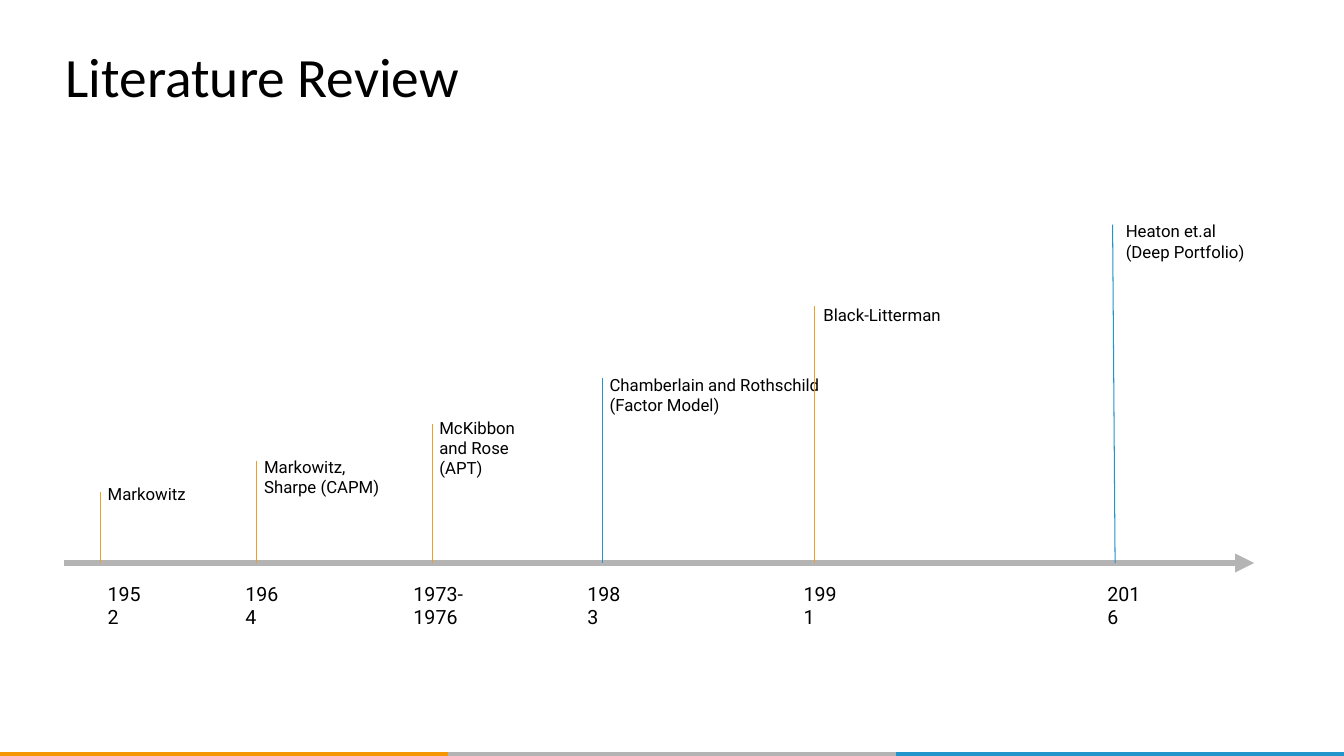
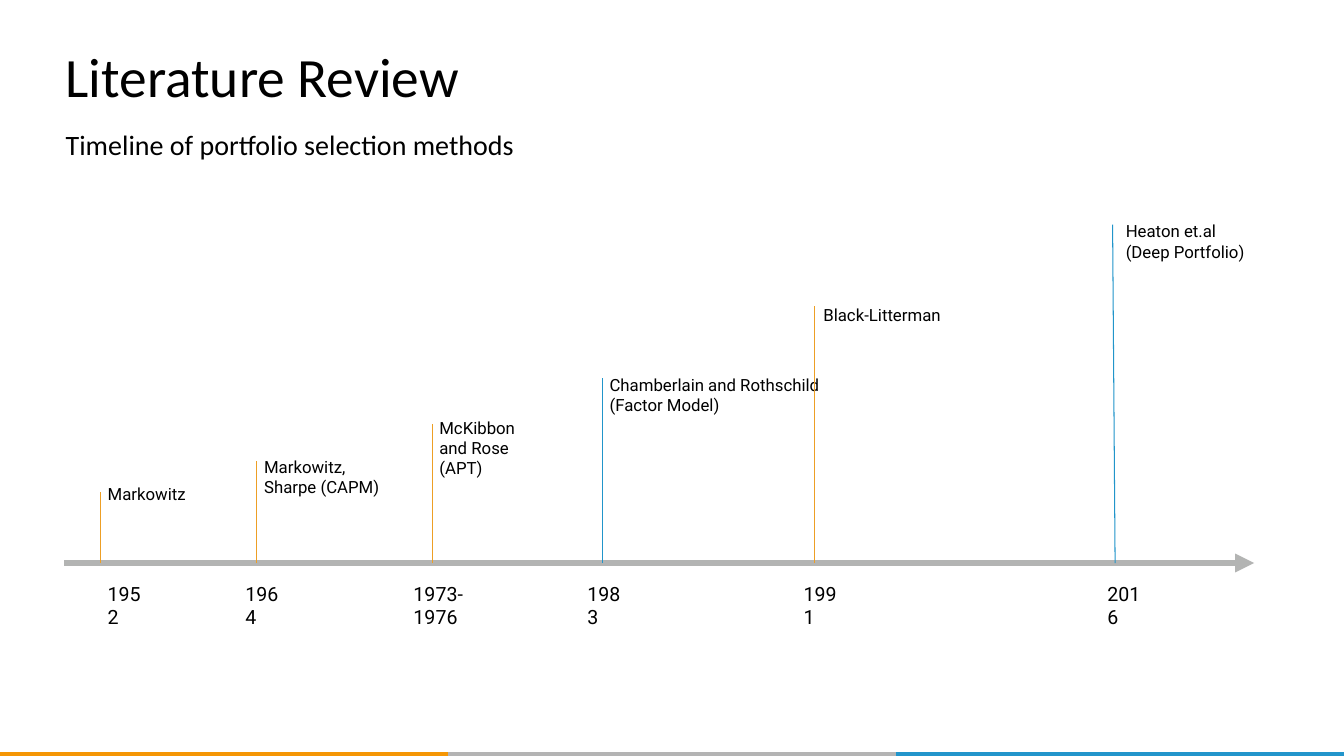
Before and after one commit to QUER01/FinanceModule, a slide deck: slide 7 of docs/dlw_conference_presentation.pptx (slide 6 before the commit). Drawn at 1344x756 pixels with LibreOffice and Linux fonts; fonts in the diff are those of the drawing; background and template pictures are left out. Boxes give left, top, right and bottom in pixels: in the first picture for what was removed or moved away, otherwise in the second. Text is boxed around its words. In the diff, an @@ line names an element or a change of style, - is before the commit and + after.

```diff
--- a/docs/dlw_conference_presentation.pptx
+++ b/docs/dlw_conference_presentation.pptx
@@ subtitle added at bbox=[66, 135, 514, 160], 20 pt, text #000000 @@
+Timeline of portfolio selection methods
```
Also in this commit, not shown: 17 other slides changed, 15 slides added, 5 slides removed, 5 other files.
